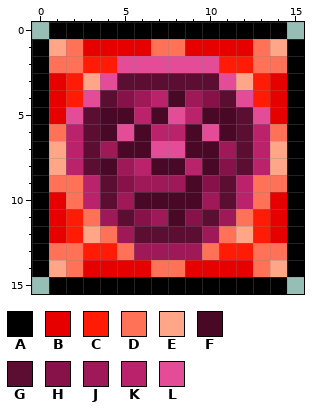
Pixel-art sprite: Buffs/PainlessDebuff.png. The picture above was drawn from the file before the commit.
The file is 32x32 pixels, drawn in blocks of 2x2; one block is one cell here.
Palette (. is transparent): A #000000  B #e70000  C #ff1b05  D #ff7257  E #ffa588  F #490826  G #5b0d32  H #871149  J #9f1959  K #bb226c  L #e54c98
Pixels before, first column x 0:
 0 .AAAAAAAAAAAAAA.
 1 AEDBBBBDDBBBBDEA
 2 ADDCCLLLLLLCCDDA
 3 ABCELGGGGGGLECBA
 4 ABCLGHJKFJHGLCBA
 5 ABLGFFKFLKFFGLBA
 6 ADKGFLFKKFLFGKDA
 7 AEKGJFFLLFFJGKEA
 8 AEKGFJKFFKFHGKEA
 9 ADDKGHJJJFHGKDDA
10 ABDKGJFFFFJGKDBA
11 ABCDJGHJFHGJDCBA
12 ABCEDJGGGGJDECBA
13 ADDCCDJJJJDCCDDA
14 AEDBBBBDDBBBBDEA
15 .AAAAAAAAAAAAAA.
After:
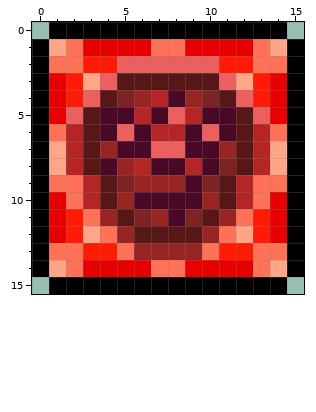
Edits made:
colour G: #5b0d32 -> #571717
colour H: #871149 -> #7d2323
colour J: #9f1959 -> #992424
colour K: #bb226c -> #b52525
colour L: #e54c98 -> #eb5f5f
